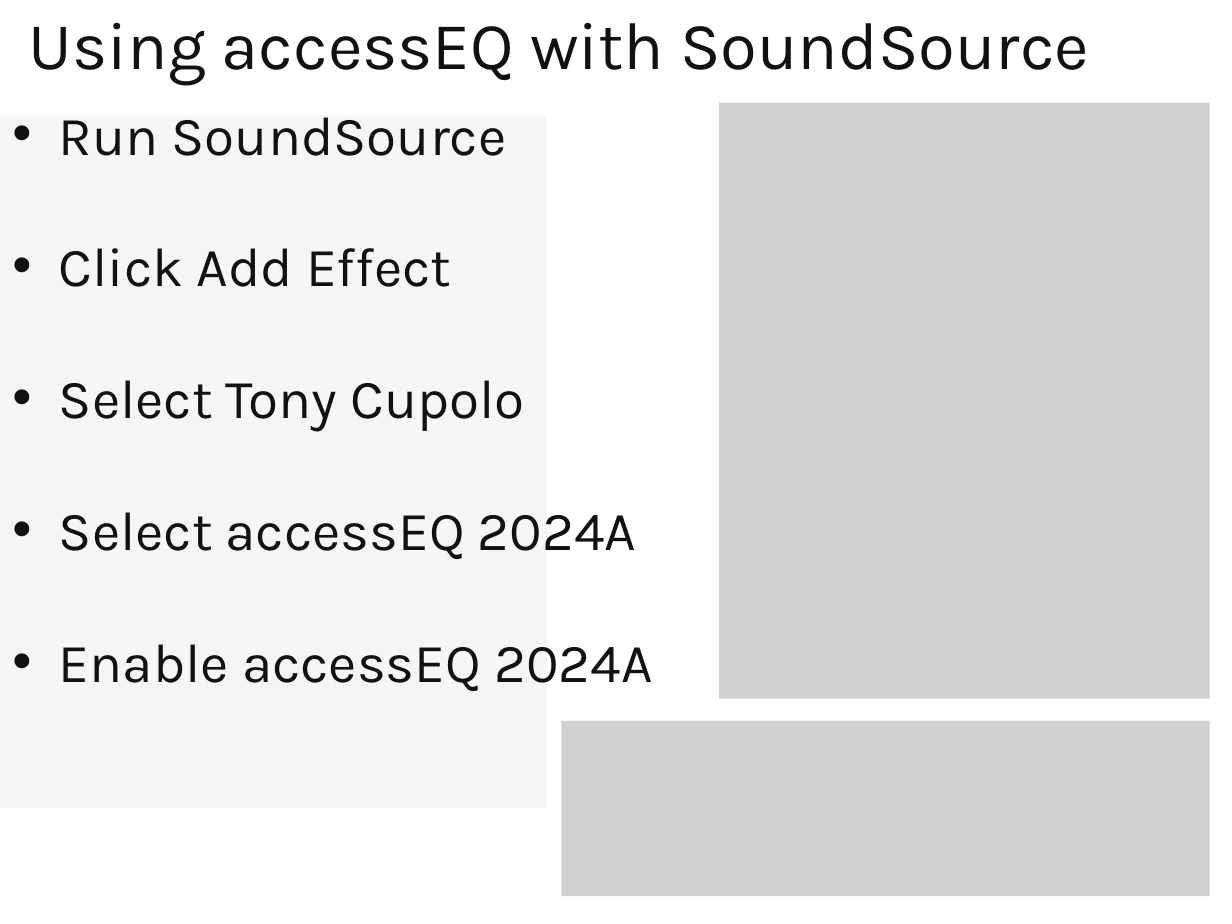
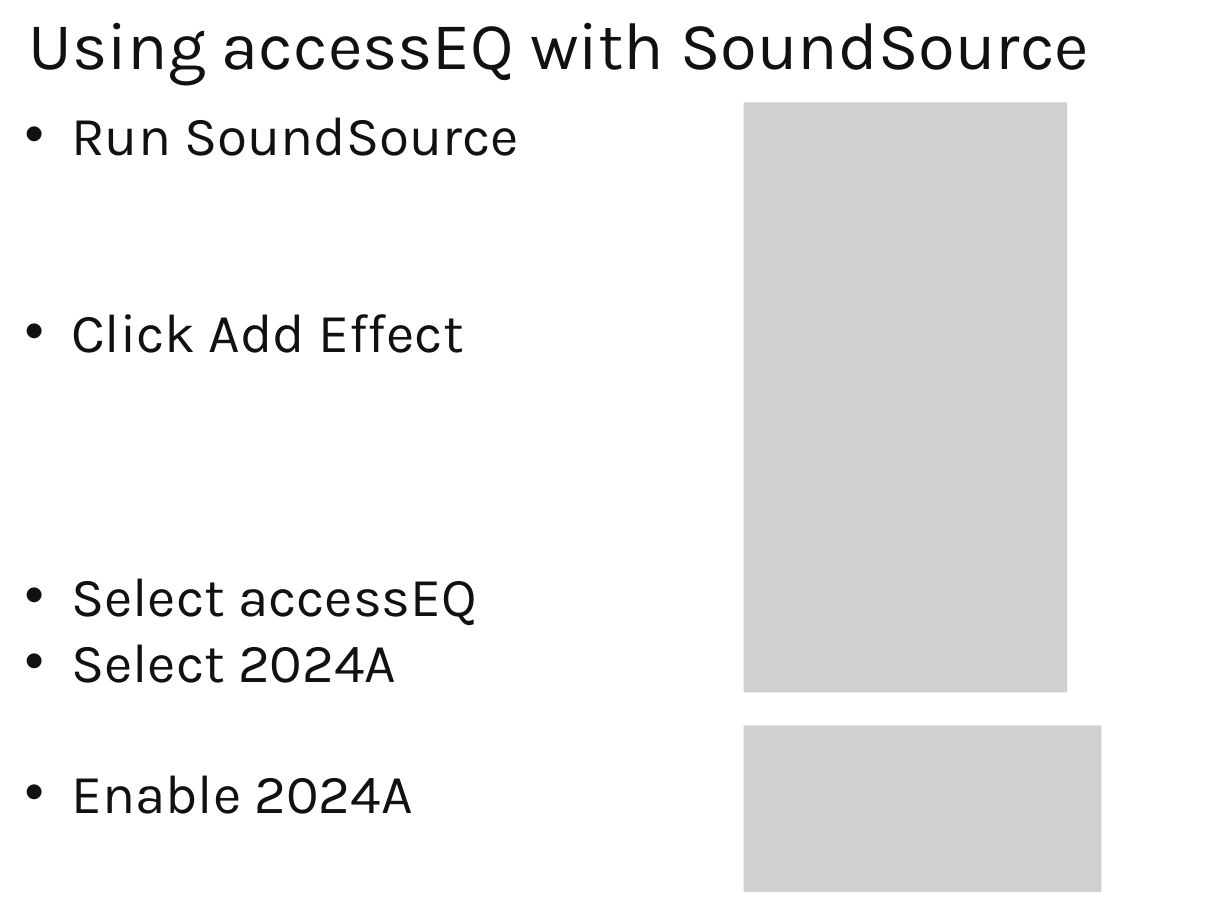
Before and after one commit to TCupolo/accessEQ, a slide deck: slide 8 of Docs/Introducing accessEQ.pptx. Drawn at 1232x924 pixels with LibreOffice and Linux fonts; fonts in the diff are those of the drawing; grey boxes stand for pictures. Boxes give left, top, right and bottom in pixels: in the first picture for what was removed or moved away, otherwise in the second. Text is boxed around its words. In the diff, an @@ line names an element or a change of style, - is before the commit and + after.

```diff
--- a/Docs/Introducing accessEQ.pptx
+++ b/Docs/Introducing accessEQ.pptx
@@ text "Run SoundSource": place and size @@
-text "Run SoundSource" at (59,117,652,691)
+text "Run SoundSource" at (71,117,519,814)
@@ rectangle removed at (0,115,547,808) @@
@@ picture: place and size @@
-picture at (719,103,1210,699)
+picture at (744,103,1067,693)
@@ text at (71,578,477,814): text changed @@
-  • Select Tony Cupolo
-  • Select accessEQ 2024A
-  • Enable accessEQ 2024A
+  • Select accessEQ
+  • Select 2024A
+  • Enable 2024A
@@ picture: place and size @@
-picture at (561,720,1209,896)
+picture at (744,725,1102,891)
```
Also in this commit, not shown: 9 other slides changed, 1 slide added, 2 other files.
